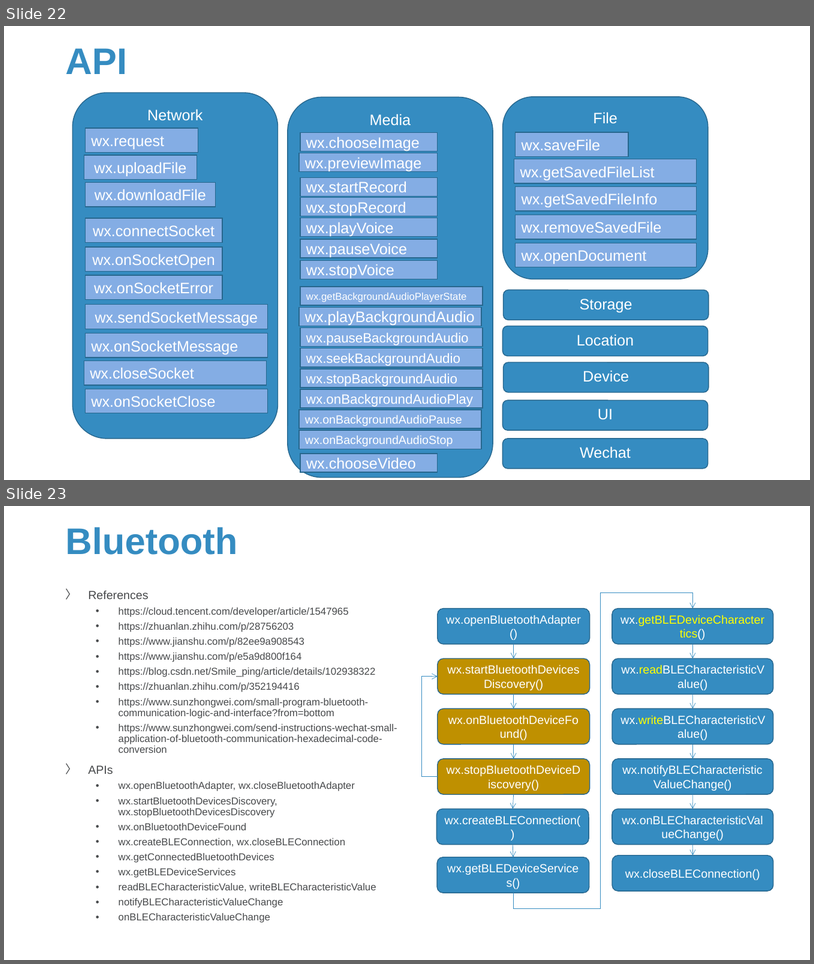
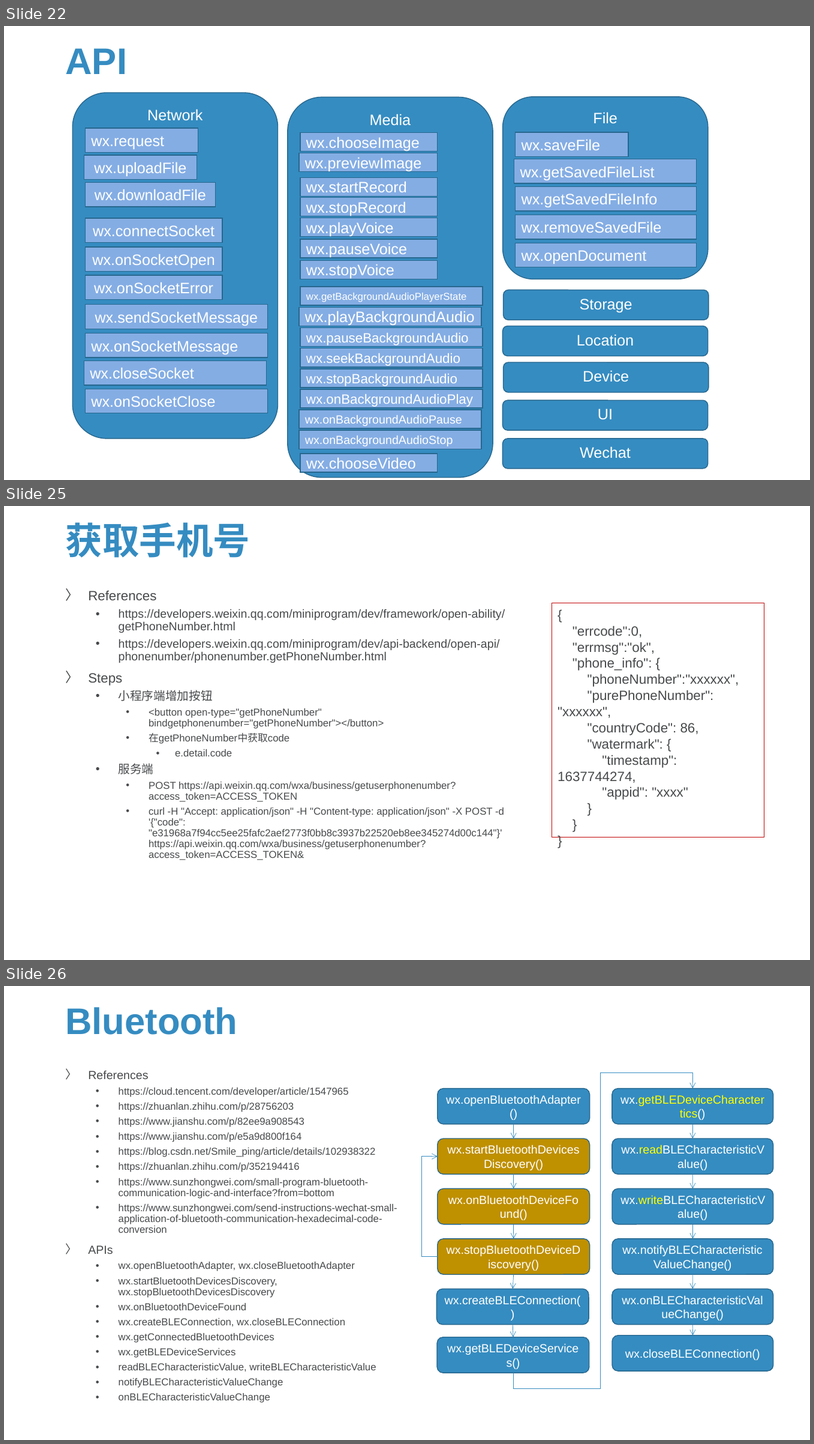
Before and after one commit to Sparks-Lu/TechNotes, a slide deck: Web/WeChat-Notes.pptx. Shown one above the other, each under a label of ours: slides 22 and 23 before the commit, slides 22, 25 and 26 after it; the slides between them are not shown. The pictures are 814x964 and 814x1444 pixels, drawn with LibreOffice and Linux fonts; fonts in the diff are those of the drawing; background and template pictures are left out. Boxes give left, top, right and bottom in pixels: in the first picture for what was removed or moved away, otherwise in the second. Text is boxed around its words. In the diff, an @@ line names an element or a change of style, - is before the commit and + after.

```diff
--- a/Web/WeChat-Notes.pptx
+++ b/Web/WeChat-Notes.pptx
@@ slide 25 added at [4,506,810,960], background picture (left out) @@
@@ title added at [65,522,250,558], 44 pt, text #358CC1, bold @@
+获取手机号
@@ text added at [88,591,506,860], 12 pt, text #47494B @@
+〉 References
+  • https://developers.weixin.qq.com/miniprogram/dev/framework/open-ability/getPhoneNumber.html
+  • https://developers.weixin.qq.com/miniprogram/dev/api-backend/open-api/phonenumber/phonenumber.getPhoneNumber.html
+〉 Steps
+  • 小程序端增加按钮
+    • <button open-type="getPhoneNumber" bindgetphonenumber="getPhoneNumber"></button>
+    • 在getPhoneNumber中获取code
+      • e.detail.code
+  • 服务端
+    • POST https://api.weixin.qq.com/wxa/business/getuserphonenumber?access_token=ACCESS_TOKEN
+    • curl -H "Accept: application/json" -H "Content-type: application/json" -X POST -d '{"code": "e31968a7f94cc5ee25fafc2aef2773f0bb8c3937b22520eb8ee345274d00c144"}' https://api.weixin.qq.com/wxa/business/getuserphonenumber?access_token=ACCESS_TOKEN&
@@ rectangle added at [552,603,765,838], outline #C00000 0.75 pt, 16 pt, text #47494B @@
+{
+"errcode":0,
+"errmsg":"ok",
+"phone_info": {
+"phoneNumber":"xxxxxx",
+"purePhoneNumber": "xxxxxx",
+"countryCode": 86,
+"watermark": {
+"timestamp": 1637744274,
+"appid": "xxxx"
+}
+}
+}
@@ what was slide 23 is now slide 26 @@
```
Also in this commit, not shown: 3 other slides added, 5 other files.
